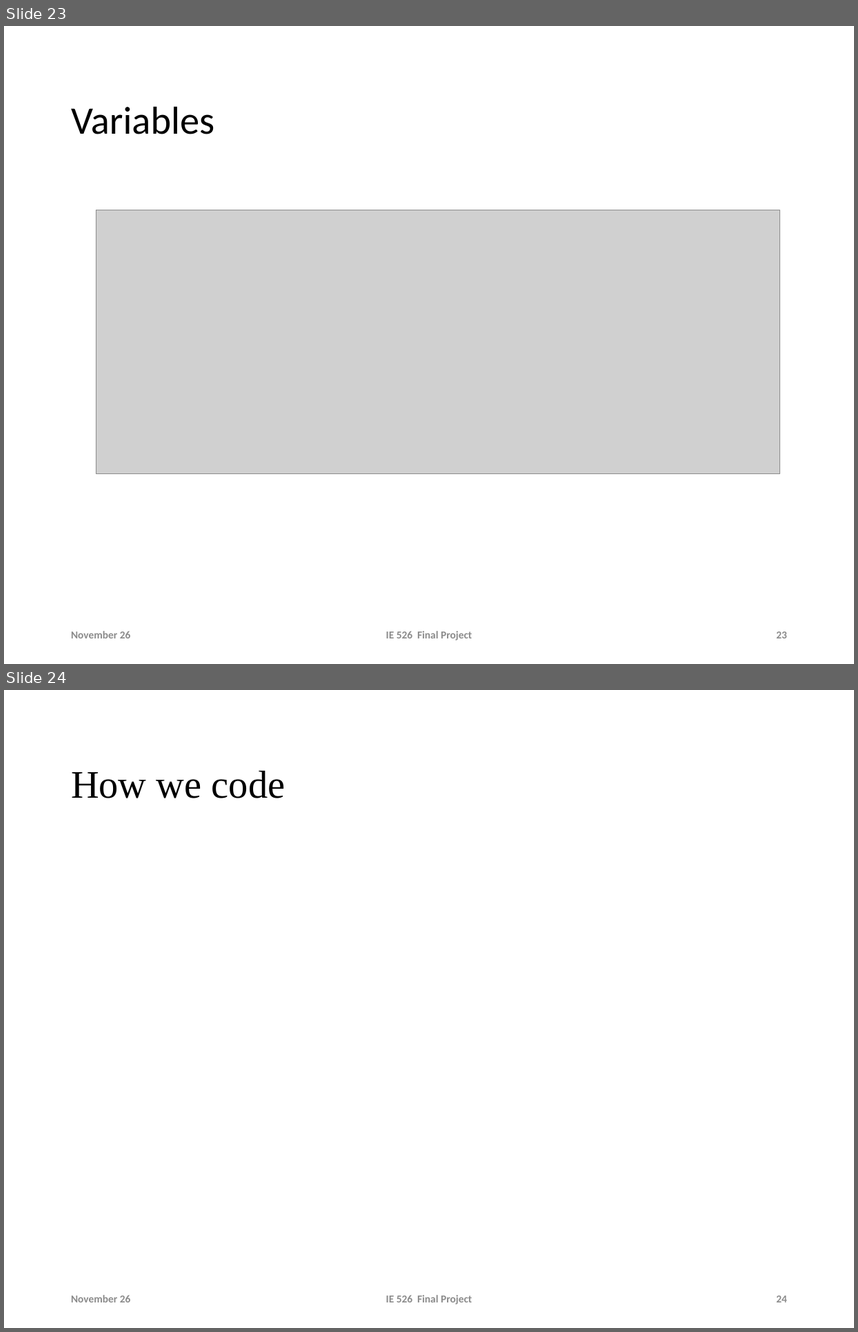
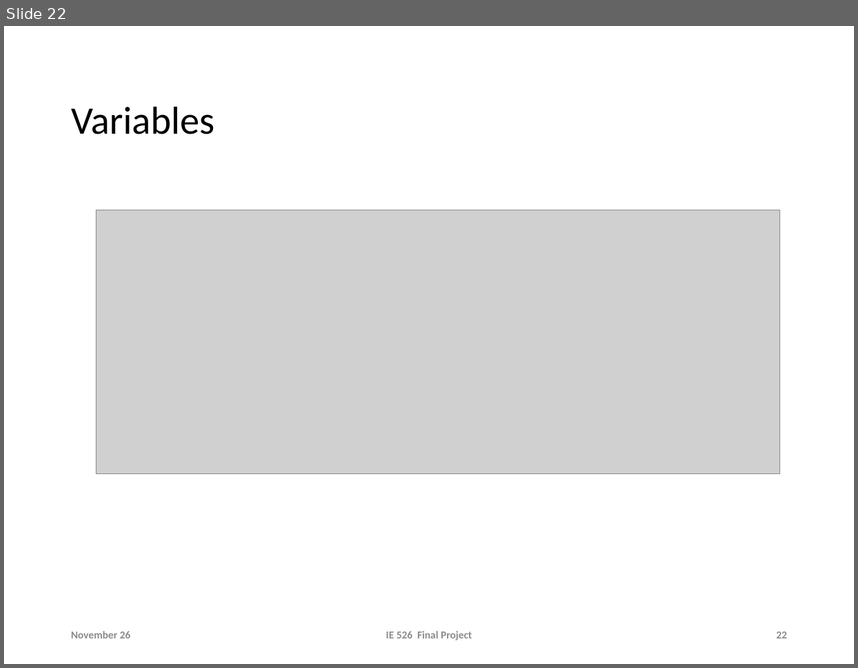
Before and after one commit to lyuzz/IE-526-Final-Project, a slide deck: Lzy/Slides/simulation final project.pptx. Shown one above the other, each under a label of ours: slides 23 and 24 before the commit, slide 22 after it. The pictures are 858x1332 and 858x668 pixels, drawn with LibreOffice and Linux fonts; fonts in the diff are those of the drawing; grey boxes stand for pictures; background and template pictures are left out. Boxes give left, top, right and bottom in pixels: in the first picture for what was removed or moved away, otherwise in the second. Text is boxed around its words. In the diff, an @@ line names an element or a change of style, - is before the commit and + after.

```diff
--- a/Lzy/Slides/simulation final project.pptx
+++ b/Lzy/Slides/simulation final project.pptx
@@ slide 24 removed at [4,690,854,1328], background #FFFFFF @@
@@ title removed at [71,770,285,798] @@
-How we code
@@ text removed at [71,1294,131,1302] @@
-November 26
@@ text removed at [386,1294,472,1304] @@
-IE 526 Final Project
@@ page number removed at [776,1295,787,1302] @@
-24
@@ what was slide 23 is now slide 22 @@
@@ page number at [776,631,787,638]: text changed @@
-23
+22
```
Also in this commit, not shown: 1 slide changed, 1 other slide removed.
